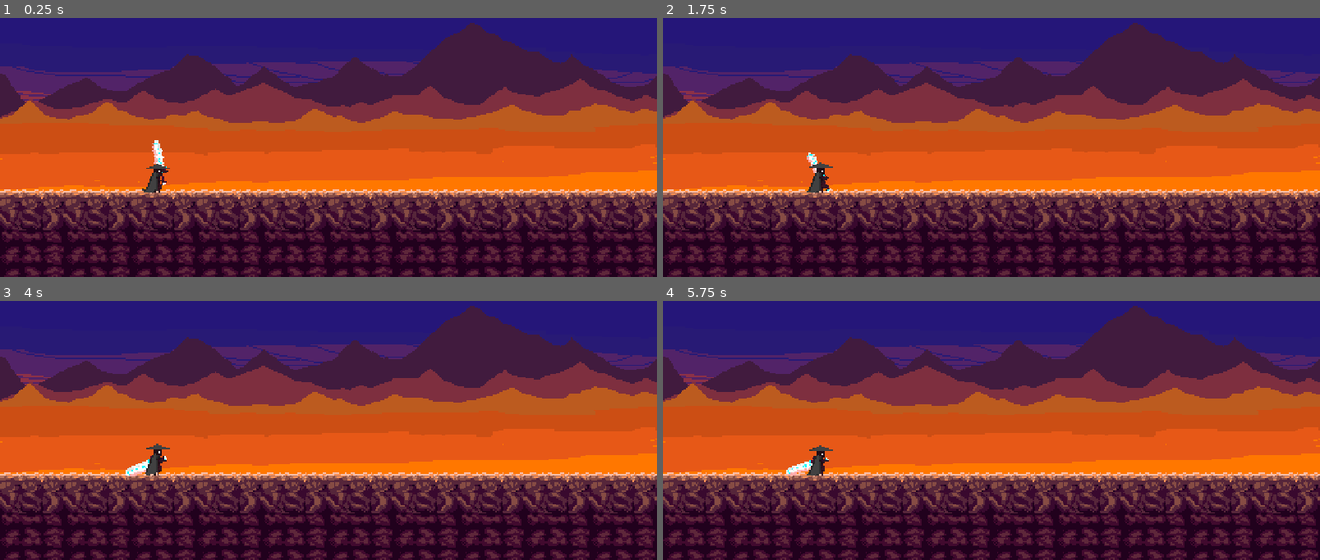
Above: before the commit, frames 1-4 (two rows, left to right).
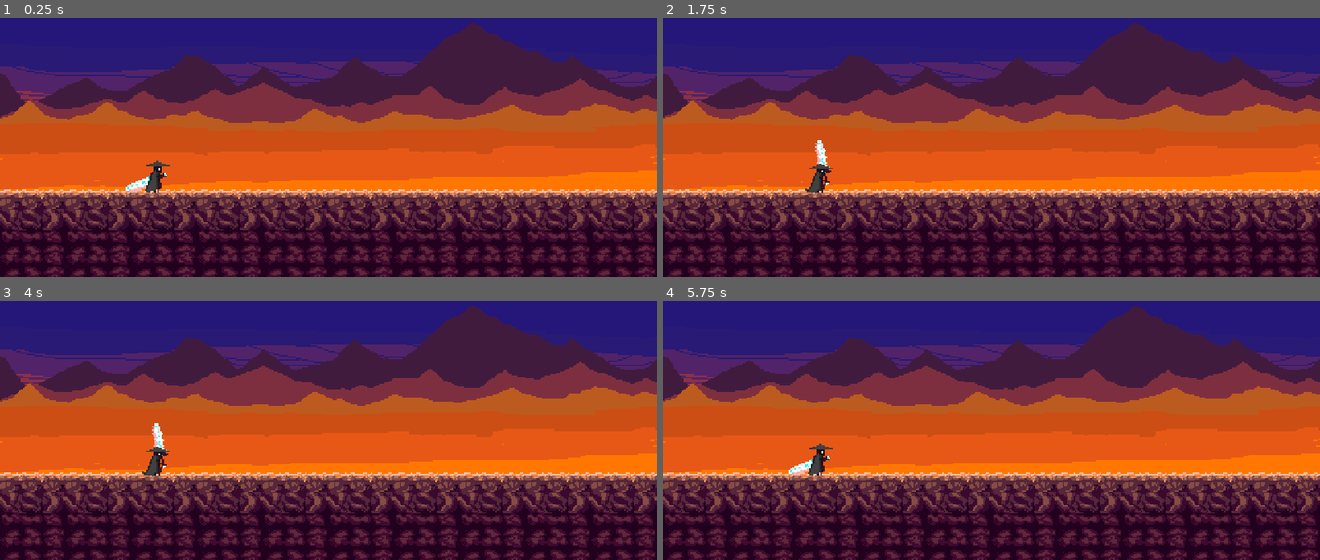
Above: after the commit, the same moments.

Repository: Shaurya0907/2d-souls
Game: Godot game, scene res://scenes/main.tscn
Same seed, same stepped clock (60 frames per second), same inputs: the game is played once before the commit and once after it.
Inputs (mouse positions are in pixels of both pictures, inside the frame that each line leads up to):
- Up to frame 1 (0.25 s): no input
- Up to frame 2 (1.75 s): tap Enter at 0.5 s; move the mouse to (1136, 74) at 0.52 s; hold Right from 0.53 s (still down); tap Q (parry) at 0.6, 1.55 s; click (1136, 74) at 0.67 s; tap Space (jump) at 0.77, 1.52 s; move the mouse to (860, 111) at 1.27 s; click (860, 111) at 1.35 s
- Up to frame 3 (4 s): move the mouse to (outside the picture) at 2.02 s; release Right at 2.03 s; hold Left 2.03-2.78 s; tap Shift (dash) at 2.1 s; tap Q (parry) at 2.3, 2.85, 3.8 s; tap Space (jump) at 2.75, 3.02, 3.77 s; move the mouse to (295, 448) at 2.77 s; hold Right from 2.78 s (still down); click (295, 448) at 2.92 s; move the mouse to (525, 430) at 3.52 s; tap Alt at 3.6 s
- Up to frame 4 (5.75 s): move the mouse to (794, 319) at 4.27 s; release Right at 4.28 s; hold Left 4.28-5.03 s; tap Q (parry) at 4.35, 5.3 s; tap Space (jump) at 4.52 s; tap Enter at 5 s; move the mouse to (1024, 376) at 5.02 s; hold Right from 5.03 s (still down); click (1024, 376) at 5.1 s

The runs differ from the first frame. In frame 1, 0.4% of the frame differs, in the area x 19-26%, y 47-68%; in frame 2, 0.3%; in frame 3, 0.4%; in frame 4, 0.2%.

Commit message:
added parrying animation

Diff:
--- a/scenes/player.tscn
+++ b/scenes/player.tscn
@@ -173,7 +173,6 @@
 position = Vector2(-64, -64)
 sprite_frames = SubResource("SpriteFrames_v15d6")
 animation = &"parry"
-frame = 2
 centered = false
 metadata/_dot_aseprite_importer_player = NodePath("AnimationPlayer")
 metadata/_dot_aseprite_importer_sync_key = "a7e92eb2ffe3ed1cc2e612d4f9f6e6fe"
--- a/scripts/player.gd
+++ b/scripts/player.gd
@@ -64,6 +64,9 @@
 		velocity.y = 0  #gravity during dashing
 	move_and_slide()
 
+	if Input.is_action_just_pressed("parry"):
+		anim_player.play("parry")
+
 func dash():
 	isdashing = true
 	anim_player.play("dash")
